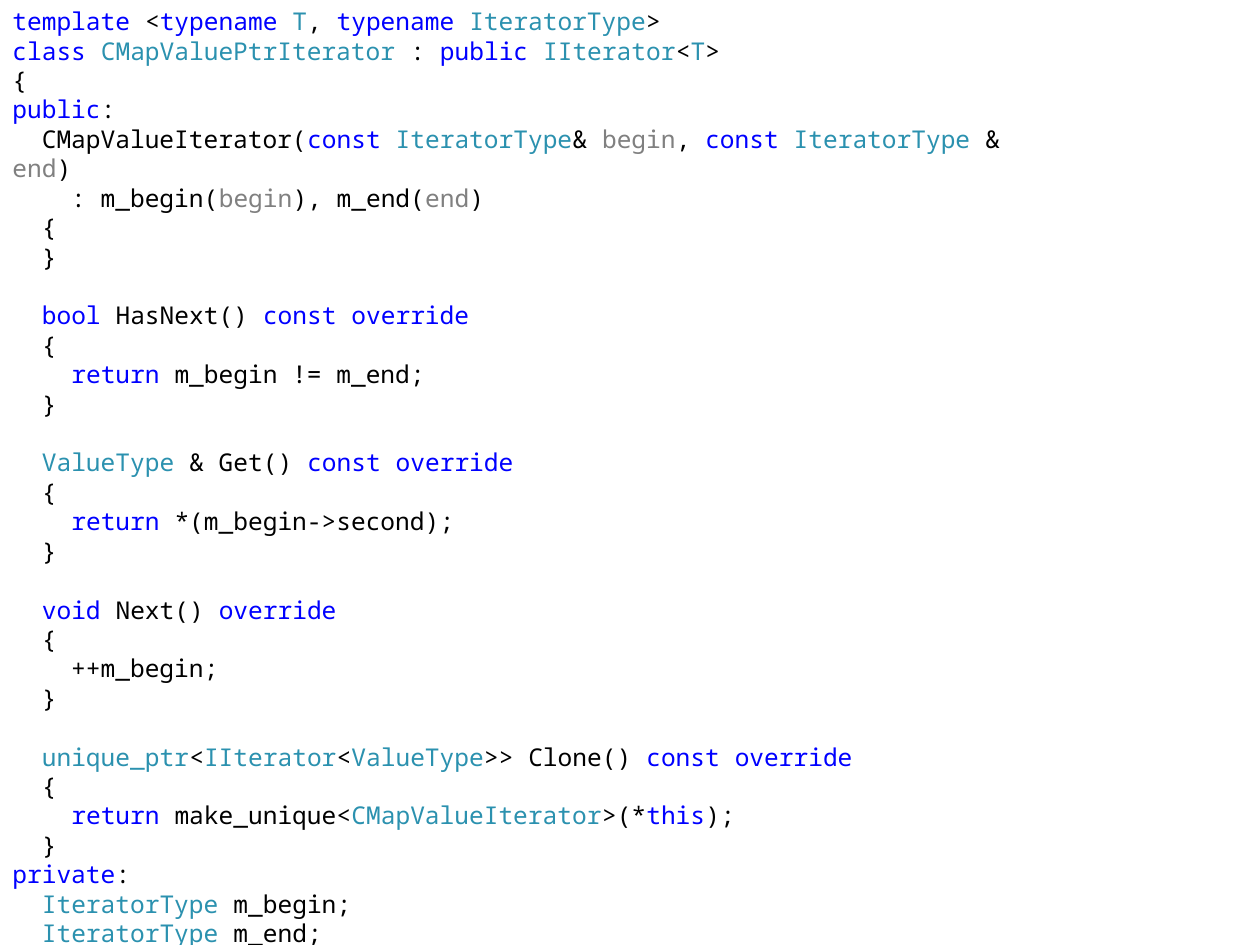
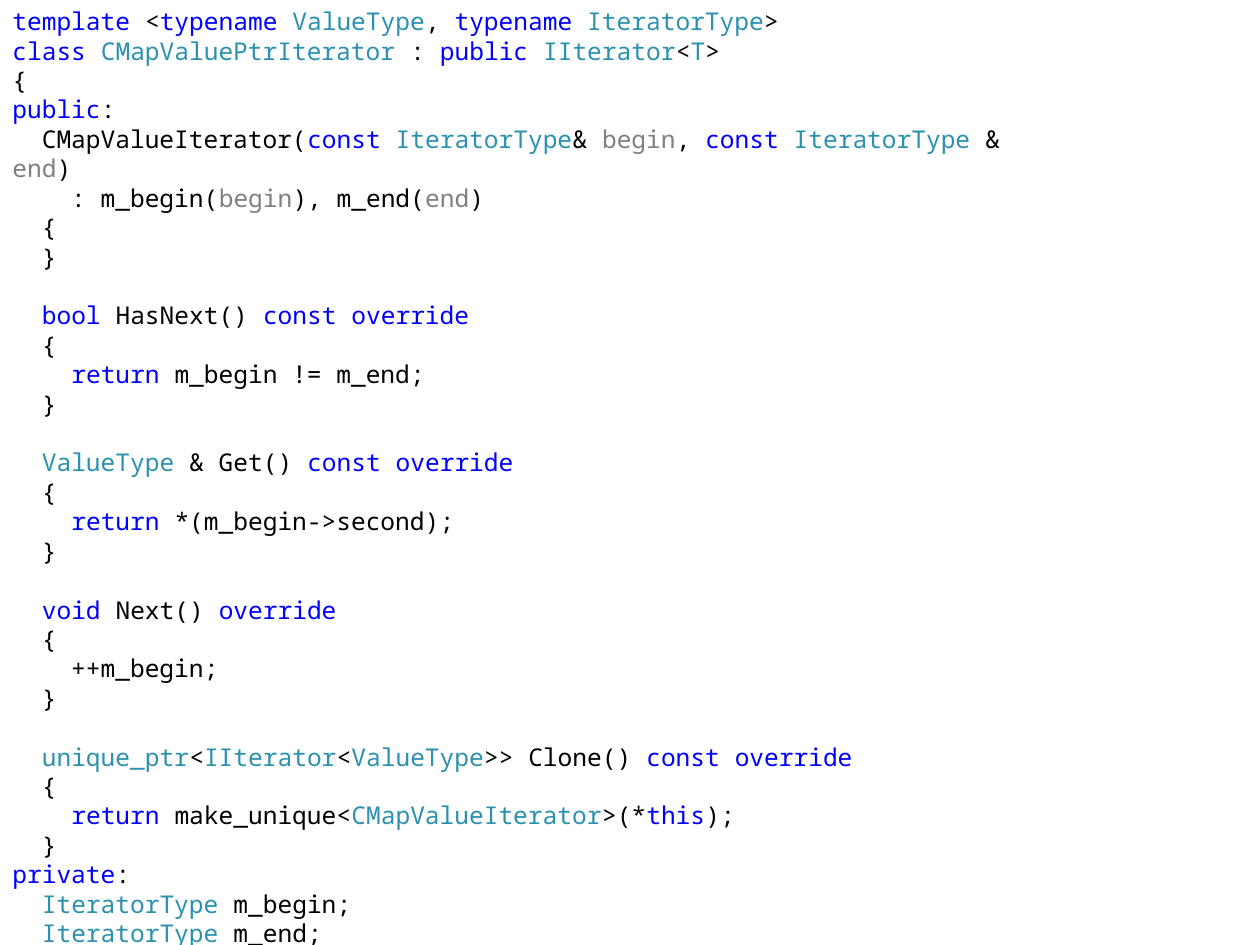
Before and after one commit to alexey-malov/ood, a slide deck: slide 17 of lectures/09.iterator/iterator.pptx. Drawn at 1260x945 pixels with LibreOffice and Linux fonts; fonts in the diff are those of the drawing. Boxes give left, top, right and bottom in pixels: in the first picture for what was removed or moved away, otherwise in the second. Text is boxed around its words. In the diff, an @@ line names an element or a change of style, - is before the commit and + after.

```diff
--- a/lectures/09.iterator/iterator.pptx
+++ b/lectures/09.iterator/iterator.pptx
@@ text at bbox=[12, 11, 779, 36]: text changed @@
-template <typename T, typename IteratorType>
+template <typename ValueType, typename IteratorType>
```
Also in this commit, not shown: 4 other files.
